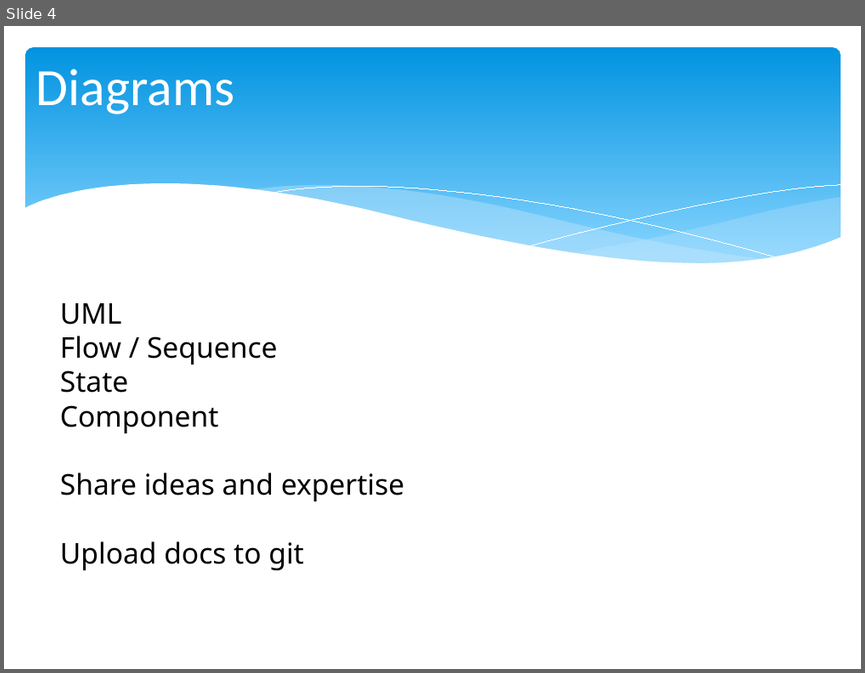
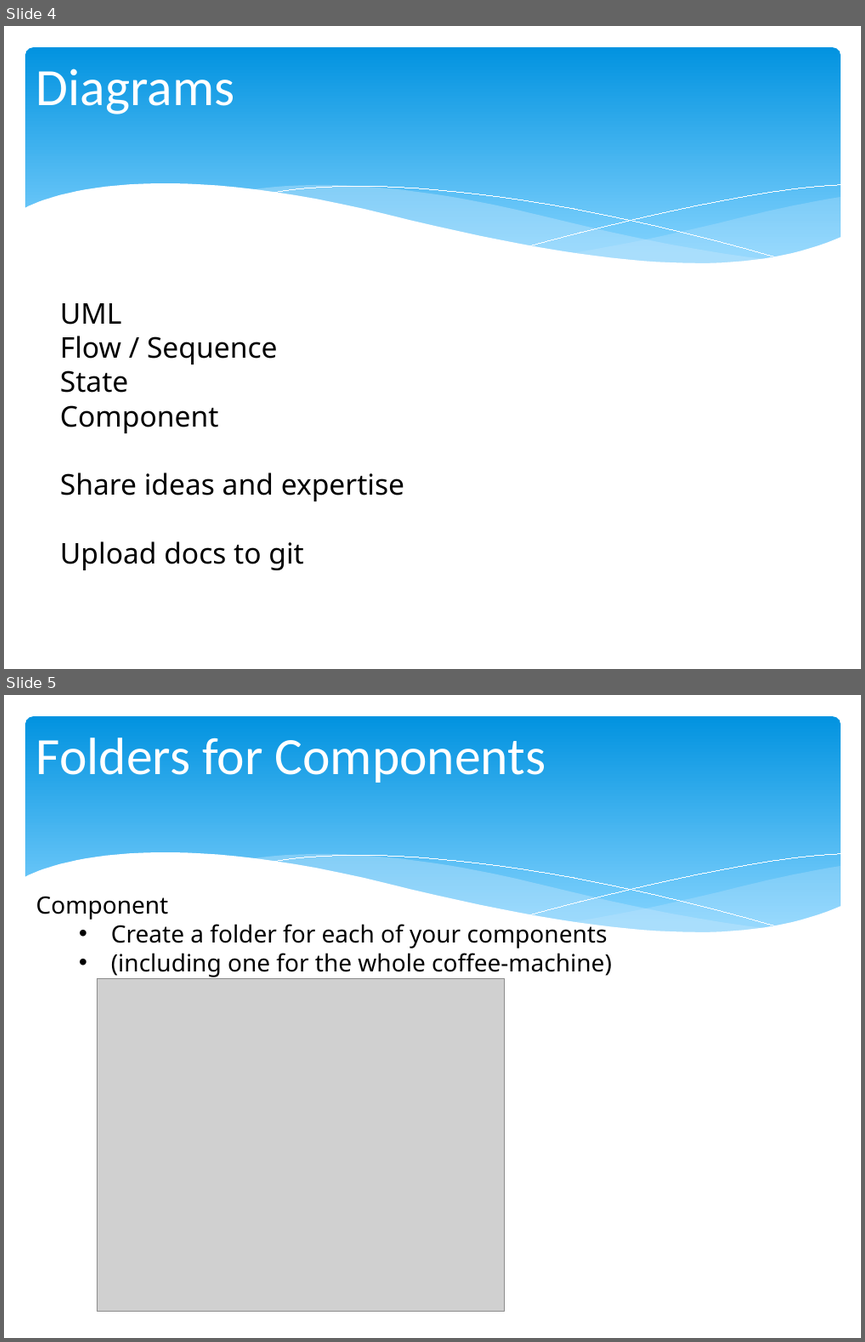
Before and after one commit to chris-turps/QA_Python3, a slide deck: DG_03 DRY-We need a coffee machine.pptx. Shown one above the other, each under a label of ours: slide 4 before the commit, slides 4 and 5 after it. The pictures are 865x673 and 865x1342 pixels, drawn with LibreOffice and Linux fonts; fonts in the diff are those of the drawing; grey boxes stand for pictures. Boxes give left, top, right and bottom in pixels: in the first picture for what was removed or moved away, otherwise in the second. Text is boxed around its words. In the diff, an @@ line names an element or a change of style, - is before the commit and + after.

```diff
--- a/DG_03 DRY-We need a coffee machine.pptx
+++ b/DG_03 DRY-We need a coffee machine.pptx
@@ slide 5 added at (4,695,861,1338), background #FFFFFF; not listed: 6 template elements that a slide beside it also shows @@
@@ title added at (36,737,546,783), 44 pt, text #FFFFFF @@
+Folders for Components
@@ text added at (36,896,612,977), 20 pt, text #000000 @@
+Component
+  • Create a folder for each of your components
+  • (including one for the whole coffee-machine)
@@ picture added at (97,979,505,1311) @@
```
Also in this commit, not shown: 3 other files.
